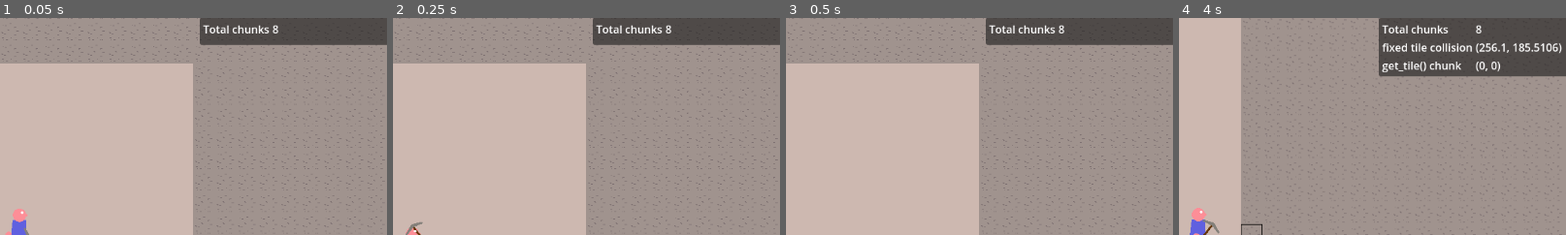
Above: before the commit, frames 1-4 (left to right).
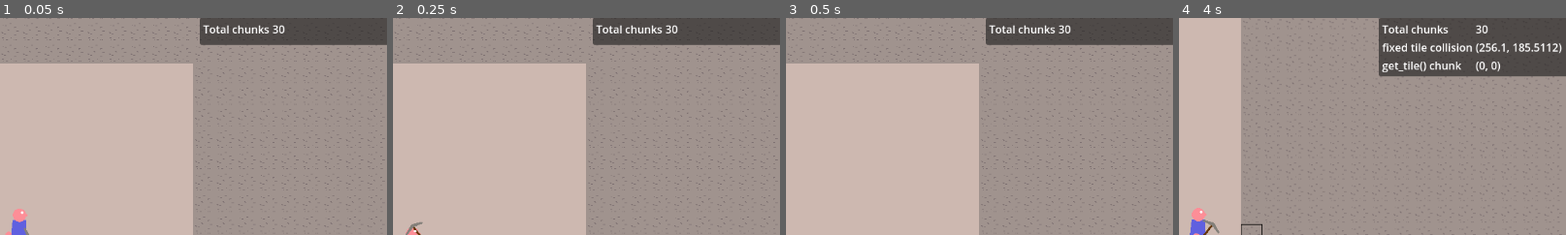
Above: after the commit, the same moments.

Repository: Griiimon/2D-Mining-Sandbox
Game: Godot game, scene res://scenes/test_game.tscn
Two runs of this game, one before a commit and one after it. Both use one fixed random seed, a clock stepped at 60 frames per second and the inputs below. The engine's default icon, where the game draws it, is replaced by a stand-in: a white triangle on a blue panel in a dark square.
Inputs (mouse positions are % of the whole screen's width and height, from its top left):
- Up to frame 1 (0.05 s): no input
- Up to frame 2 (0.25 s): no input
- Up to frame 3 (0.5 s): no input
- Up to frame 4 (4 s): move the mouse to (72, 45) at 0.52 s; hold D (right) 0.53-2.03 s; tap X (drop_item) at 0.6 s; click (72, 45) at 0.67 s; tap Up (jump) at 0.77, 1.52, 3.02, 3.77 s; move the mouse to (30, 55) at 1.27 s; tap F (interact) at 1.35 s; move the mouse to (60, 28) at 2.02 s; hold A (left) 2.03-2.78 s; tap E (next_hotbar_item) at 2.1 s; move the mouse to (45, 70) at 2.77 s; hold D (right) from 2.78 s (still down); tap Q (previous_hotbar_item) at 2.85 s; click (45, 70) at 2.92 s; tap Enter at 3.5 s; move the mouse to (80, 65) at 3.52 s; tap K (toggle_free_cam) at 3.6 s
The pictures show only the part of the screen within x 47-97%, y 0-50%; the shares and areas given below are measured in that part.

The runs differ from the first frame. In frame 1, less than 0.1% of the frame differs, in the area x 70-74%, y 3-8%; in frame 2, less than 0.1%; in frame 3, less than 0.1%; in frame 4, 0.1%, in the area x 76-98%, y 3-16%.

Commit message:
world scene

Diff:
--- a/scenes/game.tscn
+++ b/scenes/game.tscn
@@ -1,15 +1,11 @@
-[gd_scene load_steps=13 format=3 uid="uid://cdykicosk4xdy"]
+[gd_scene load_steps=9 format=3 uid="uid://cdykicosk4xdy"]
 
 [ext_resource type="Script" path="res://scripts/game.gd" id="1_blqru"]
 [ext_resource type="Script" path="res://scripts/resources/cheats.gd" id="2_43t25"]
 [ext_resource type="Script" path="res://scripts/resources/game_settings.gd" id="2_kke0s"]
-[ext_resource type="Script" path="res://scripts/world/world.gd" id="2_klfuq"]
 [ext_resource type="PackedScene" uid="uid://d4mufsk5s6ksm" path="res://scenes/player.tscn" id="2_pa4jp"]
-[ext_resource type="PackedScene" uid="uid://bvx4bb7jk0sr7" path="res://scenes/world_item.tscn" id="3_7kj0i"]
-[ext_resource type="PackedScene" uid="uid://dre4owqmev6mn" path="res://scenes/world_chunk.tscn" id="4_8vesl"]
-[ext_resource type="Script" path="res://scripts/world/chunk_updater.gd" id="5_h7gee"]
 [ext_resource type="Script" path="res://scripts/camera.gd" id="5_jn5ho"]
-[ext_resource type="Resource" uid="uid://rchstnfrc547" path="res://resources/terrain generators/default.tres" id="8_6fl4j"]
+[ext_resource type="PackedScene" uid="uid://dc0j27pwmaoye" path="res://scenes/world.tscn" id="5_xagwd"]
 
 [sub_resource type="Resource" id="Resource_lqxxk"]
 script = ExtResource("2_kke0s")
@@ -28,25 +24,8 @@
 cheats = SubResource("Resource_2wtjc")
 player_scene = ExtResource("2_pa4jp")
 
-[node name="World" type="Node2D" parent="." node_paths=PackedStringArray("chunks")]
-script = ExtResource("2_klfuq")
-world_item_scene = ExtResource("3_7kj0i")
-world_chunk_scene = ExtResource("4_8vesl")
-chunks = NodePath("Chunks")
-generator = ExtResource("8_6fl4j")
-
-[node name="Chunk Updater" type="Node" parent="World" node_paths=PackedStringArray("chunk_viewer")]
-script = ExtResource("5_h7gee")
-chunk_viewer = NodePath("../../Camera2D")
-
-[node name="Update Timer" type="Timer" parent="World/Chunk Updater"]
-autostart = true
-
-[node name="Chunks" type="Node2D" parent="World"]
+[node name="World" parent="." instance=ExtResource("5_xagwd")]
 
 [node name="Camera2D" type="Camera2D" parent="."]
 script = ExtResource("5_jn5ho")
 speed = 1000.0
-
-[connection signal="initial_run_completed" from="World/Chunk Updater" to="World" method="_on_chunk_updater_initial_run_completed"]
-[connection signal="timeout" from="World/Chunk Updater/Update Timer" to="World/Chunk Updater" method="_on_update_timer_timeout"]
--- a/scenes/test_game.tscn
+++ b/scenes/test_game.tscn
@@ -1,13 +1,10 @@
-[gd_scene load_steps=15 format=3 uid="uid://cbhvqow2nbc0k"]
+[gd_scene load_steps=12 format=3 uid="uid://cbhvqow2nbc0k"]
 
 [ext_resource type="Script" path="res://scripts/test_game.gd" id="1_desap"]
-[ext_resource type="Script" path="res://scripts/world/world.gd" id="2_f1sv7"]
 [ext_resource type="Resource" uid="uid://bkrr445vap63e" path="res://resources/loadouts/full_loadout.tres" id="2_jkm7x"]
 [ext_resource type="Script" path="res://scripts/resources/cheats.gd" id="2_p63yw"]
 [ext_resource type="Script" path="res://scripts/resources/game_settings.gd" id="2_ru5vw"]
-[ext_resource type="PackedScene" uid="uid://bvx4bb7jk0sr7" path="res://scenes/world_item.tscn" id="3_4uoyr"]
-[ext_resource type="Script" path="res://scripts/world/chunk_updater.gd" id="4_ii2m7"]
-[ext_resource type="PackedScene" uid="uid://dre4owqmev6mn" path="res://scenes/world_chunk.tscn" id="5_im1ga"]
+[ext_resource type="PackedScene" uid="uid://dc0j27pwmaoye" path="res://scenes/world.tscn" id="6_dkwx3"]
 [ext_resource type="PackedScene" uid="uid://d4mufsk5s6ksm" path="res://scenes/player.tscn" id="7_mja2y"]
 [ext_resource type="Script" path="res://scripts/camera.gd" id="8_3qg1m"]
 [ext_resource type="Resource" uid="uid://coin0o2iwsbjj" path="res://resources/terrain generators/stone_only.tres" id="8_4yhic"]
@@ -31,22 +28,8 @@
 cheats = SubResource("Resource_g2rh2")
 player_scene = ExtResource("7_mja2y")
 
-[node name="World" type="Node2D" parent="." node_paths=PackedStringArray("chunks")]
-script = ExtResource("2_f1sv7")
-world_item_scene = ExtResource("3_4uoyr")
-world_chunk_scene = ExtResource("5_im1ga")
-chunks = NodePath("Chunks")
+[node name="World" parent="." instance=ExtResource("6_dkwx3")]
 generator = ExtResource("8_4yhic")
-
-[node name="Chunk Updater" type="Node" parent="World"]
-script = ExtResource("4_ii2m7")
-min_distance = 50
-max_distance = 100
-
-[node name="Update Timer" type="Timer" parent="World/Chunk Updater"]
-autostart = true
-
-[node name="Chunks" type="Node2D" parent="World"]
 
 [node name="Camera2D" type="Camera2D" parent="."]
 script = ExtResource("8_3qg1m")
@@ -54,6 +37,3 @@
 speed = 1000.0
 
 [node name="Bat" parent="." instance=ExtResource("12_vyhcf")]
-
-[connection signal="initial_run_completed" from="World/Chunk Updater" to="World" method="_on_chunk_updater_initial_run_completed"]
-[connection signal="timeout" from="World/Chunk Updater/Update Timer" to="World/Chunk Updater" method="_on_update_timer_timeout"]
--- /dev/null
+++ b/scenes/world.tscn
@@ -0,0 +1,27 @@
+[gd_scene load_steps=7 format=3 uid="uid://dc0j27pwmaoye"]
+
+[ext_resource type="Script" path="res://scripts/world/world.gd" id="1_pmjc8"]
+[ext_resource type="PackedScene" uid="uid://bvx4bb7jk0sr7" path="res://scenes/world_item.tscn" id="2_xrbq3"]
+[ext_resource type="PackedScene" uid="uid://dre4owqmev6mn" path="res://scenes/world_chunk.tscn" id="3_x61oj"]
+[ext_resource type="Resource" uid="uid://rchstnfrc547" path="res://resources/terrain generators/default.tres" id="4_4gpyw"]
+[ext_resource type="Script" path="res://scripts/world/chunk_updater.gd" id="5_qqsjj"]
+[ext_resource type="Resource" uid="uid://di6fjtt37v77v" path="res://resources/effects/explosion_particles.tres" id="5_snubo"]
+
+[node name="World" type="Node2D" node_paths=PackedStringArray("chunks")]
+script = ExtResource("1_pmjc8")
+world_item_scene = ExtResource("2_xrbq3")
+world_chunk_scene = ExtResource("3_x61oj")
+chunks = NodePath("Chunks")
+generator = ExtResource("4_4gpyw")
+explosion_particles = ExtResource("5_snubo")
+
+[node name="Chunk Updater" type="Node" parent="."]
+script = ExtResource("5_qqsjj")
+
+[node name="Update Timer" type="Timer" parent="Chunk Updater"]
+autostart = true
+
+[node name="Chunks" type="Node2D" parent="."]
+
+[connection signal="initial_run_completed" from="Chunk Updater" to="." method="_on_chunk_updater_initial_run_completed"]
+[connection signal="timeout" from="Chunk Updater/Update Timer" to="Chunk Updater" method="_on_update_timer_timeout"]
